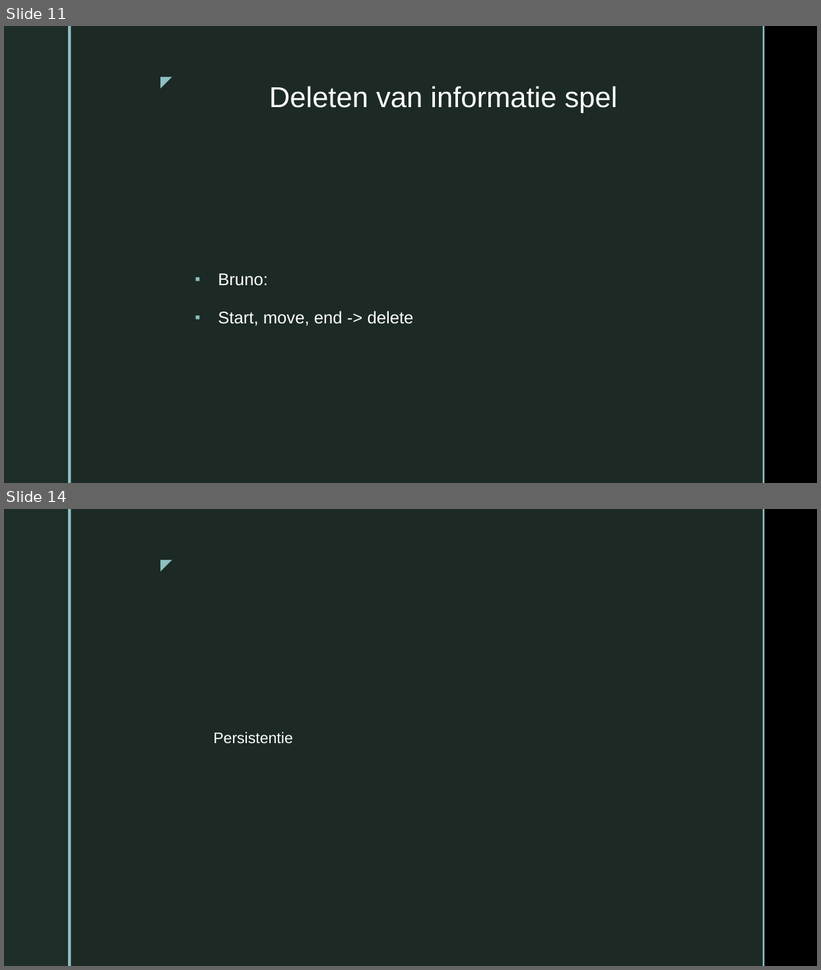
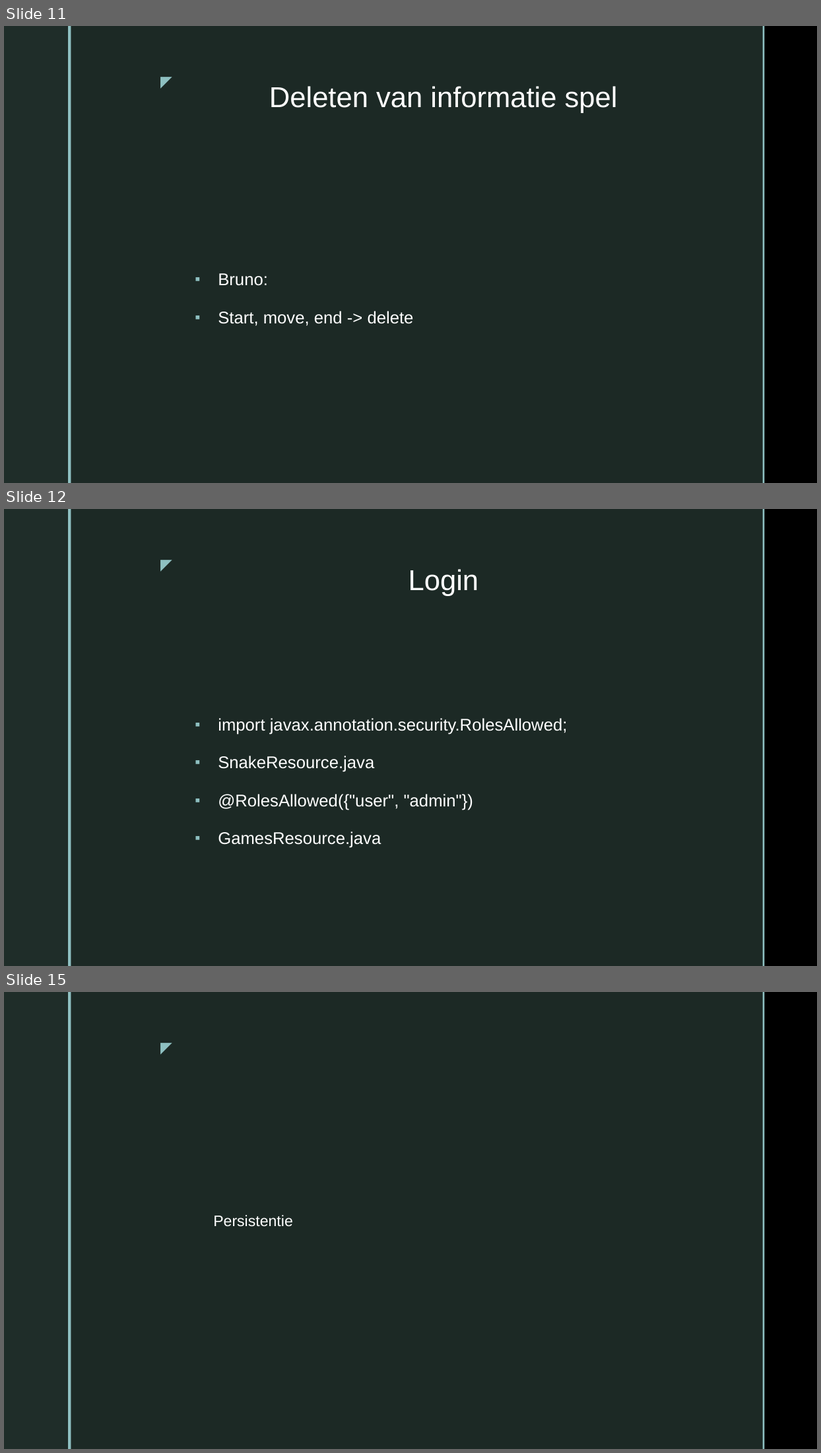
Before and after one commit to LeroyAndrade/BattleSnake, a slide deck: Presentatie1.pptx. Shown one above the other, each under a label of ours: slides 11 and 14 before the commit, slides 11, 12 and 15 after it; the slides between them are not shown. The pictures are 821x970 and 821x1453 pixels, drawn with LibreOffice and Linux fonts; fonts in the diff are those of the drawing; background and template pictures are left out. Boxes give left, top, right and bottom in pixels: in the first picture for what was removed or moved away, otherwise in the second. Text is boxed around its words. In the diff, an @@ line names an element or a change of style, - is before the commit and + after.

```diff
--- a/Presentatie1.pptx
+++ b/Presentatie1.pptx
@@ slide 12 added at bbox=[4, 509, 817, 966], background picture (left out); not listed: 5 template elements that a slide beside it also shows @@
@@ title added at bbox=[409, 569, 479, 596], 34 pt, text #FFFFFF @@
+Login
@@ text added at bbox=[218, 718, 568, 848], 20 pt, text #FFFFFF @@
+▪ import javax.annotation.security.RolesAllowed;
+▪ SnakeResource.java
+▪ @RolesAllowed({"user", "admin"})
+▪ GamesResource.java
@@ what was slide 14 is now slide 15 @@
```
Also in this commit, not shown: 3 slides changed, 4 other slides added, 4 slides removed.
